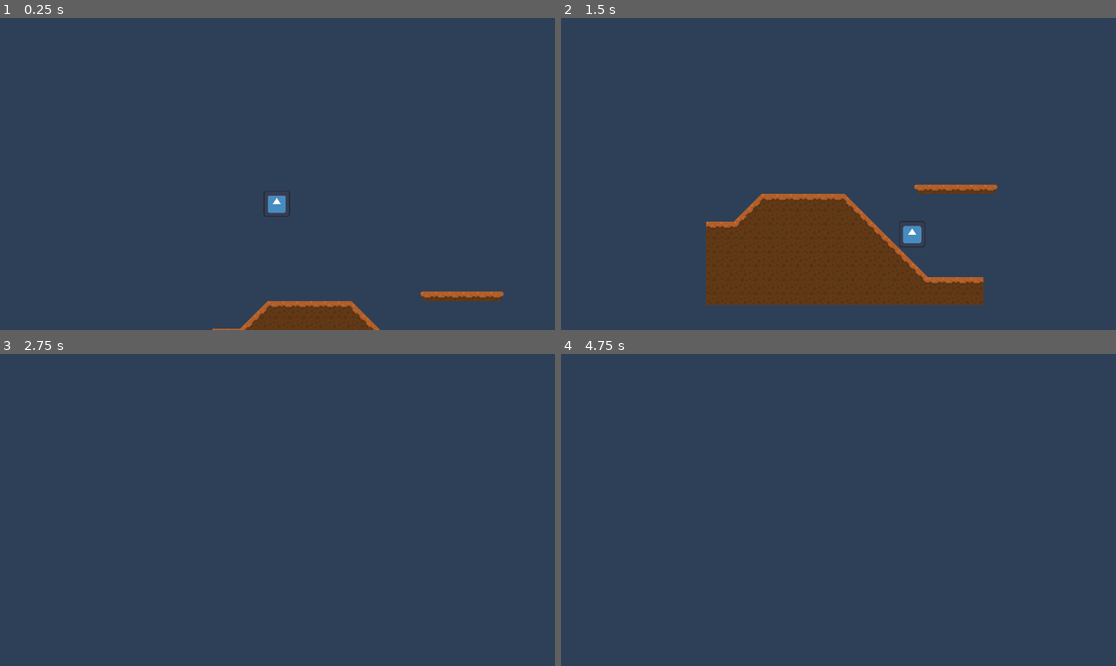
Above: before the commit, frames 1-4 (two rows, left to right).
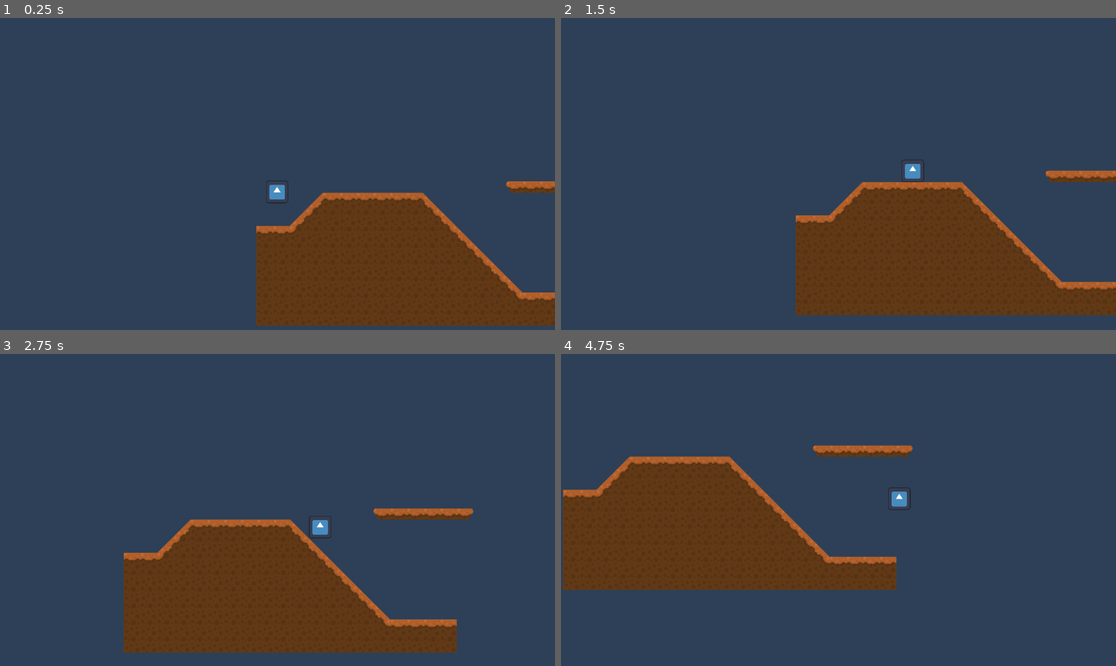
Above: after the commit, the same moments.

Repository: 24106/chef-cat
Game: Godot game, scene res://scenes/level_1.tscn
Same seed, same stepped clock (60 frames per second), same inputs: the game is played once before the commit and once after it. The engine's default icon, where the game draws it, is replaced by a stand-in: a white triangle on a blue panel in a dark square.
Inputs:
- Up to frame 1 (0.25 s): no input
- Up to frame 2 (1.5 s): hold Right (player_right) from 0.53 s (still down); tap Up (player_jump) at 0.77 s
- Up to frame 3 (2.75 s): tap Up (player_jump) at 1.52 s; release Right (player_right) at 2.03 s; hold Left (player_left) from 2.03 s (still down)
- Up to frame 4 (4.75 s): release Left (player_left) at 2.78 s; hold Right (player_right) 2.78-4.28 s; tap Up (player_jump) at 3.02, 3.77, 4.52 s; hold Left (player_left) from 4.28 s (still down)

The runs differ from the first frame. In frame 1, 17% of the frame differs, in the area x 38-100%, y 52-100%; in frame 2, 18%; in frame 3, 19%; in frame 4, 19%, in the area x 0-64%, y 29-76%.

Commit message:
Making movement feel better - adjusting variables and size

Diff:
--- a/scenes/level_1.tscn
+++ b/scenes/level_1.tscn
@@ -64,9 +64,10 @@
 [node name="level1" type="Node2D" unique_id=402238727]
 
 [node name="player" parent="." unique_id=1720179057 instance=ExtResource("1_014kd")]
-position = Vector2(140, 181)
+position = Vector2(19, -16)
 
 [node name="terrain" type="TileMapLayer" parent="." unique_id=1999464203]
-scale = Vector2(0.075, 0.075)
+position = Vector2(0, -1000)
+scale = Vector2(0.15, 0.15)
 tile_map_data = PackedByteArray("AAADAA4ABQAEAAUAAAAEAA4ABQAEAAUAAAAFAA4ABQAEAAUAAAAGAA4ABQAEAAUAAAAHAA4ABQAEAAUAAAAIAA …(1872 unchanged characters)…
 tile_set = SubResource("TileSet_014kd")
--- a/scenes/prefabs/player.tscn
+++ b/scenes/prefabs/player.tscn
@@ -7,7 +7,6 @@
 size = Vector2(104, 104)
 
 [node name="player" type="CharacterBody2D" unique_id=1720179057]
-scale = Vector2(0.7, 0.7)
 script = ExtResource("1_tou0u")
 
 [node name="Sprite2D" type="Sprite2D" parent="." unique_id=255870210]
@@ -20,7 +19,7 @@
 
 [node name="Camera2D" type="Camera2D" parent="." unique_id=772868981]
 offset = Vector2(2, 5)
-zoom = Vector2(0.75, 0.75)
+zoom = Vector2(0.45, 0.45)
 position_smoothing_enabled = true
 drag_horizontal_enabled = true
 drag_vertical_enabled = true
--- a/scripts/player.gd
+++ b/scripts/player.gd
@@ -1,12 +1,12 @@
 extends CharacterBody2D
 
-const speed = 550
-const jump_power = -2000
+const speed = 600
+const jump_power = -1850
 
-const acceleration = 50
-const friction = 70
+const acceleration = 40
+const friction = 50
 
-const gravity = 120
+const gravity = 100
 
 const max_jumps = 2
 var current_jumps = 1
